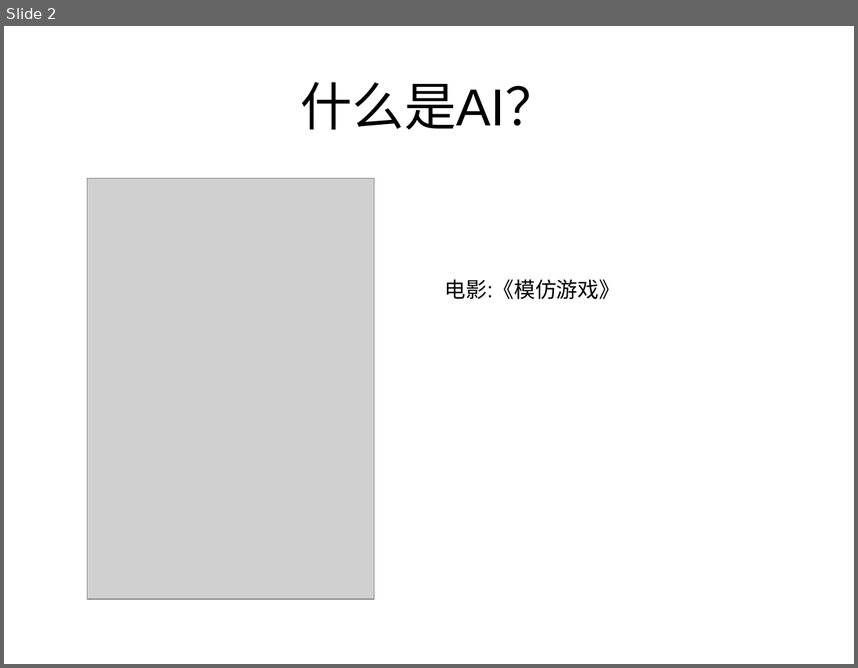
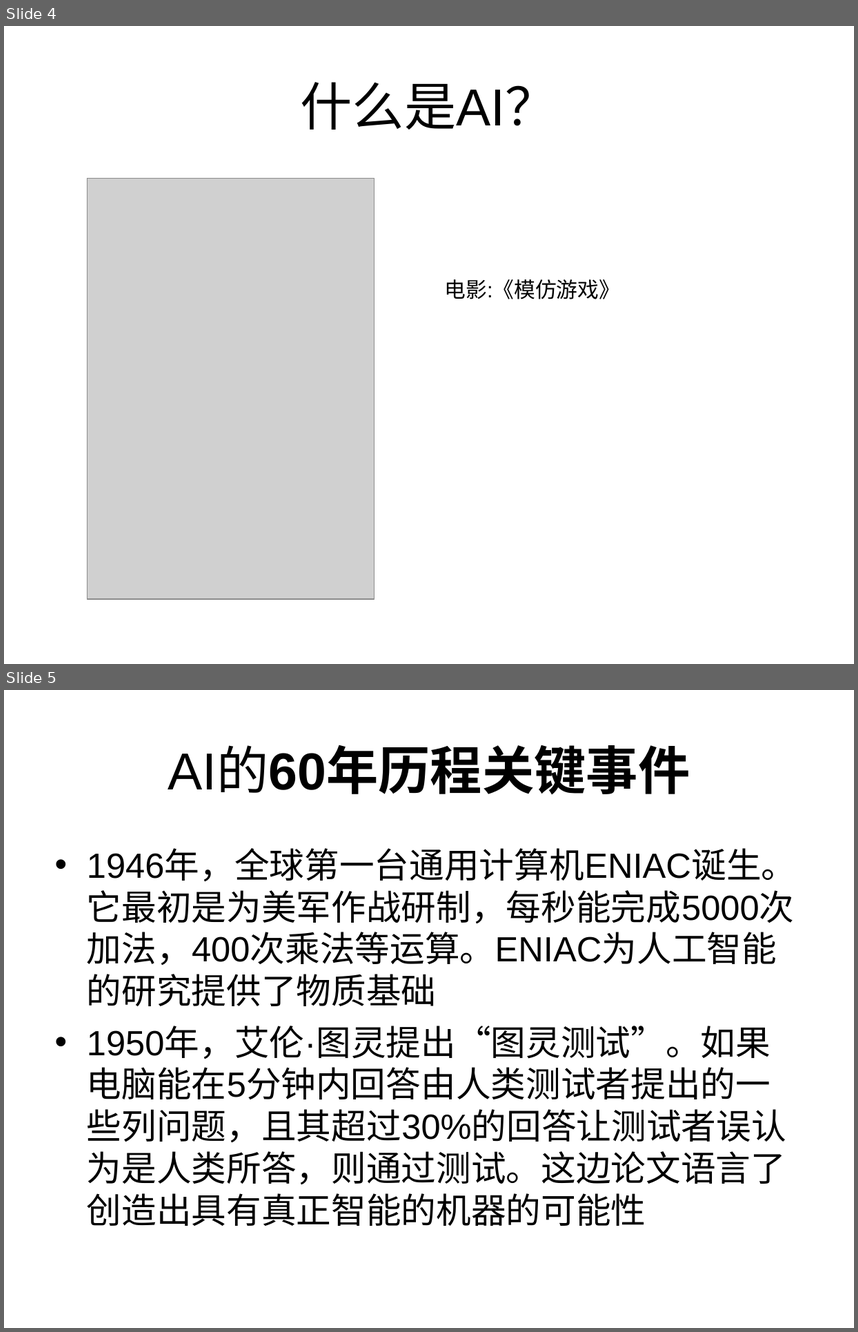
Before and after one commit to zhijie-ai/RL, a slide deck: rl-rec-practice/topk/code/AI的过去现在及未来.ppt. Shown one above the other, each under a label of ours: slide 2 before the commit, slides 4 and 5 after it. The pictures are 858x668 and 858x1332 pixels, drawn with LibreOffice and Linux fonts; fonts in the diff are those of the drawing; grey boxes stand for pictures. Boxes give left, top, right and bottom in pixels: in the first picture for what was removed or moved away, otherwise in the second. Text is boxed around its words. In the diff, an @@ line names an element or a change of style, - is before the commit and + after.

```diff
--- a/rl-rec-practice/topk/code/AI的过去现在及未来.ppt
+++ b/rl-rec-practice/topk/code/AI的过去现在及未来.ppt
@@ slide 5 added at (4,690,854,1328), background #FFFFFF @@
@@ title added at (168,748,690,795), 44 pt, text #000000, bold @@
+AI的60年历程关键事件
@@ text added at (87,849,796,1225), 29.6 pt, text #000000 @@
+• 1946年，全球第一台通用计算机ENIAC诞生。它最初是为美军作战研制，每秒能完成5000次加法，400次乘法等运算。ENIAC为人工智能的研究提供了物质基础
+• 1950年，艾伦·图灵提出“图灵测试”。如果电脑能在5分钟内回答由人类测试者提出的一些列问题，且其超过30%的回答让测试者误认为是人类所答，则通过测试。这边论文语言了创造出具有真正智能的机器的可能性
@@ what was slide 2 is now slide 4 @@
```
Also in this commit, not shown: 12 other slides added, 1 slide removed.
